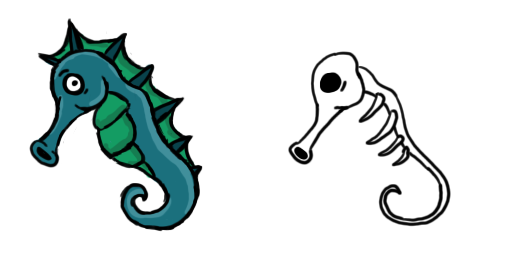
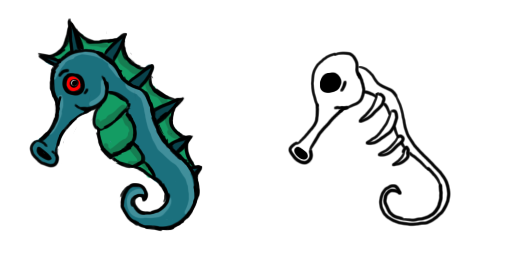
Layer changes from the first 512px x 256px image to the second:
painted on "Layer 2" over [66, 76, 81, 92]
